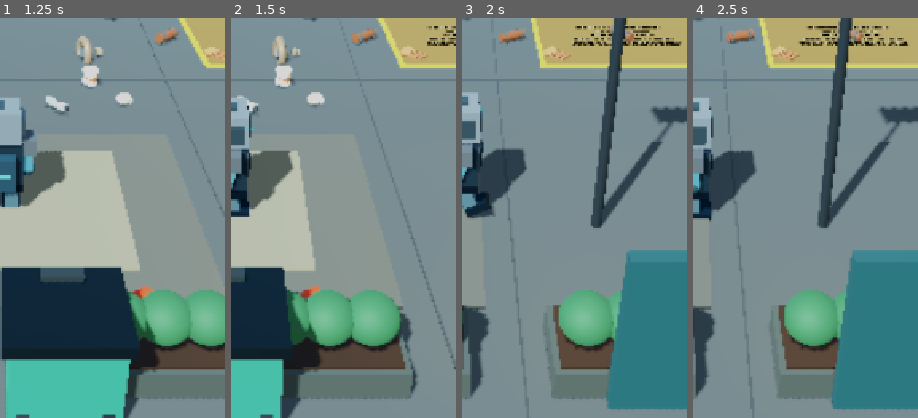
Above: before the commit, frames 1-4 (left to right).
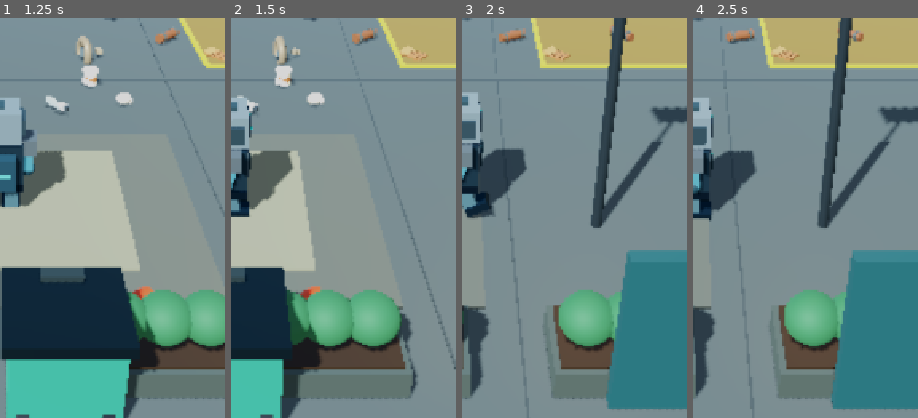
Above: after the commit, the same moments.

Repository: zekainstabot/trash-empire
Game: Godot game, scene res://Scenes/Main.tscn
Two runs of this game, one before a commit and one after it. Both use one fixed random seed, a clock stepped at 60 frames per second and the inputs below.
Inputs (mouse positions are % of the whole screen's width and height, from its top left):
- Up to frame 1 (1.25 s): click "▶ PLAY" at 0.5 s
- Up to frame 2 (1.5 s): move the mouse to (72, 45) at 1.27 s; hold D (move_right) from 1.28 s (still down); click (72, 45) at 1.42 s
- Up to frame 3 (2 s): keep holding D (move_right)
- Up to frame 4 (2.5 s): release D (move_right) at 2 s; drag from (30, 55) to (45, 70) at 2.02 s
The pictures show only the part of the screen within x 50-100%, y 38-88%; the shares and areas given below are measured in that part.

Frame 1 is identical in both runs. In frame 2, 0.3% of the frame differs, in the area x 87-100%, y 2-7%; in frame 3, 1.0%, in the area x 48-98%, y 2-7%; in frame 4, 1.0%.

Commit message:
Simplify factory build pad text to remaining ZC only

Diff:
--- a/Scripts/main.gd
+++ b/Scripts/main.gd
@@ -777,7 +777,7 @@
 	var names := ["", "", "SHREDDER", "GRANULATOR", "TEDDY BEAR FACTORY", "PACKAGING + TRUCK"]
 	var cost: float = costs[factory_stage]
 	var remaining := maxf(0.0, cost - factory_build_paid)
-	factory_build_label.text = "CITY FACTORY EXPANSION\nNEXT: %s\nTOTAL COST   %.0f ZC\nPAID   %.1f ZC   •   LEFT   %.1f ZC\nSTAND ON PLATFORM TO BUILD" % [names[factory_stage + 1], cost, factory_build_paid, remaining]
+	factory_build_label.text = "%.1f ZC" % remaining
 
 func _build_factory_module(stage: int) -> void:
 	var z_positions := [0.0, 0.0, -0.5, 5.0, 10.5, 16.0]
